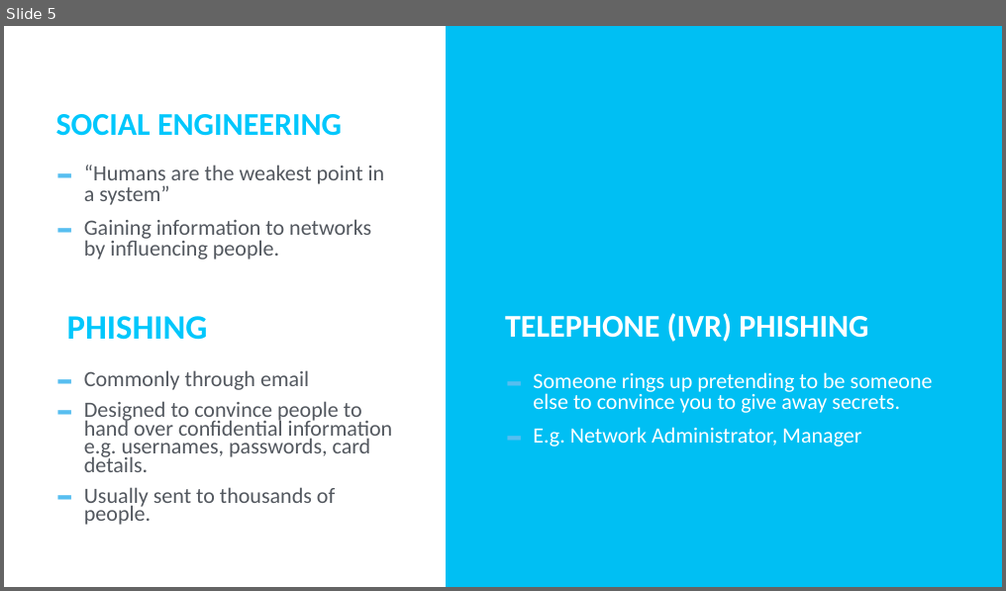
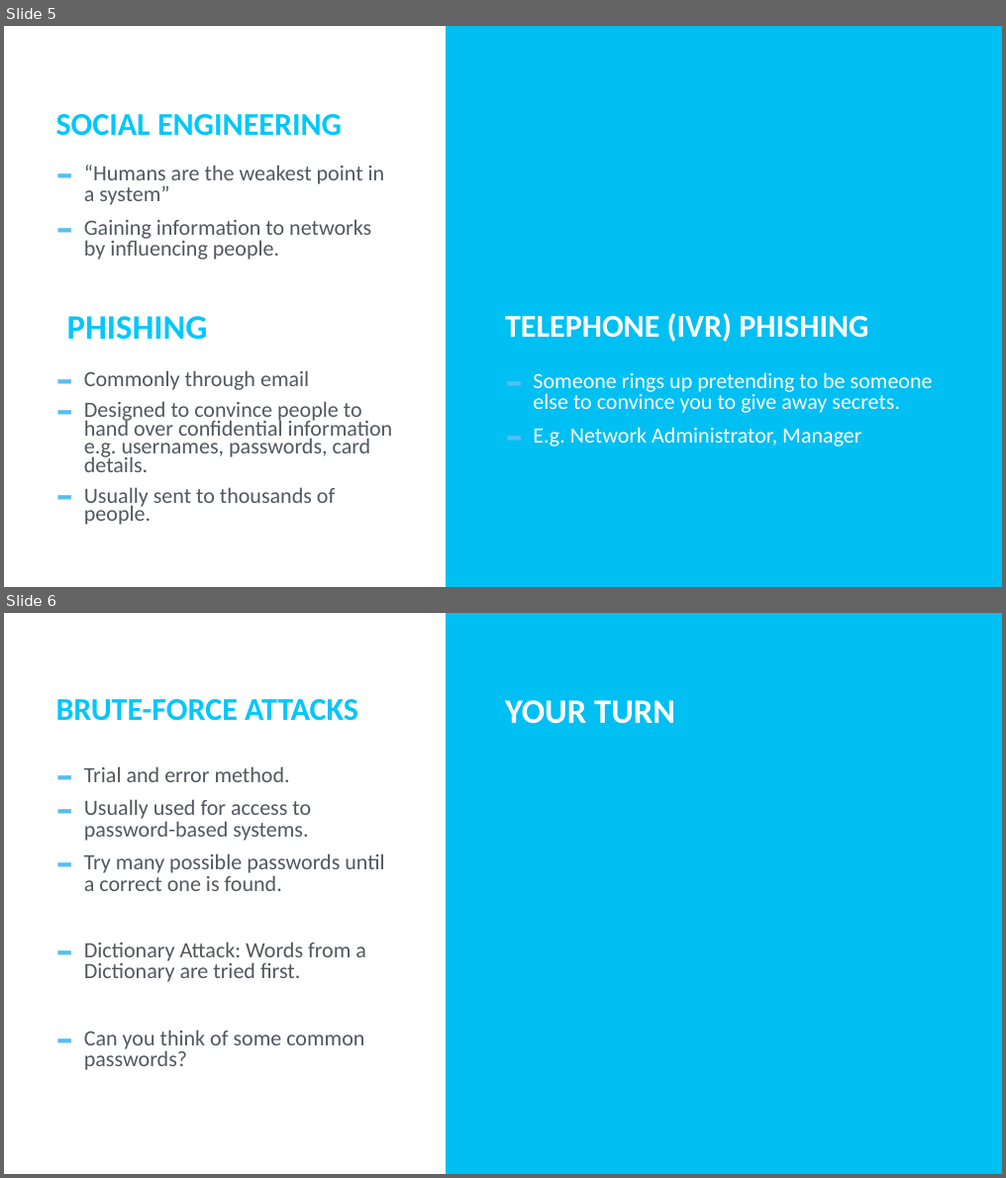
Before and after one commit to TommyWoodley/teaching, a slide deck: Y10/Attacks/AttacksPresentation.pptx. Shown one above the other, each under a label of ours: slide 5 before the commit, slides 5 and 6 after it. The pictures are 1006x591 and 1006x1178 pixels, drawn with LibreOffice and Linux fonts; fonts in the diff are those of the drawing. Boxes give left, top, right and bottom in pixels: in the first picture for what was removed or moved away, otherwise in the second. Text is boxed around its words. In the diff, an @@ line names an element or a change of style, - is before the commit and + after.

Commit message:
added Brute Force & DoS

```diff
--- a/Y10/Attacks/AttacksPresentation.pptx
+++ b/Y10/Attacks/AttacksPresentation.pptx
@@ slide 6 added at <box>4,613,1002,1174</box>, background #FFFFFF; not listed: 1 template element that a slide beside it also shows @@
@@ text added at <box>56,699,358,721</box>, 61 pt, text #00C7FC, bold @@
+BRUTE-FORCE ATTACKS
@@ text added at <box>505,700,675,724</box>, 66 pt, text #FFFFFF, bold @@
+YOUR TURN
@@ text added at <box>84,799,384,1070</box>, 42 pt, text #53585F @@
+– Trial and error method.
+– Usually used for access to password-based systems.
+– Try many possible passwords until a correct one is found.
+– Dictionary Attack: Words from a Dictionary are tried first.
+– Can you think of some common passwords?
```
Also in this commit, not shown: 3 other slides added, 8 slides removed, 1 other file.
